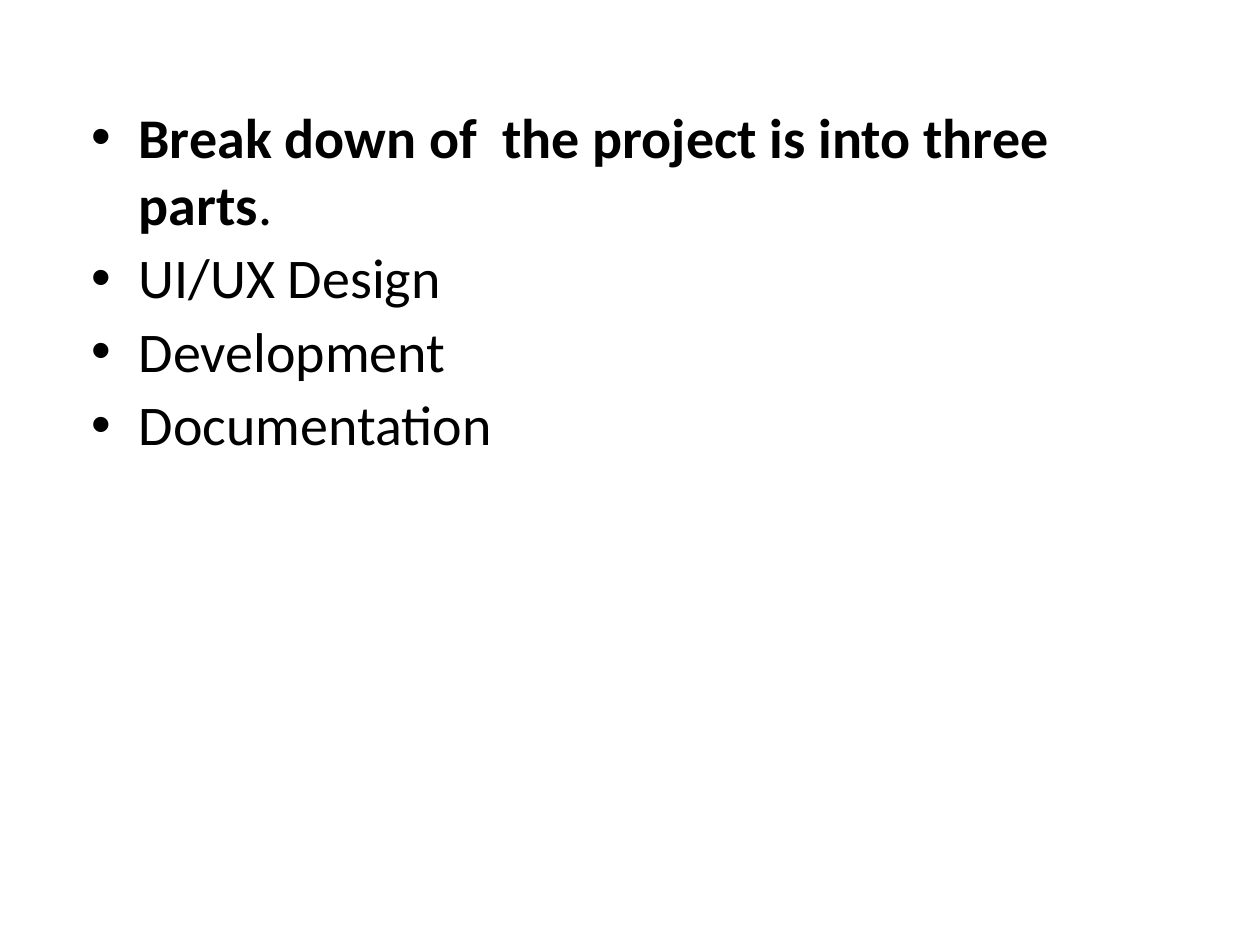
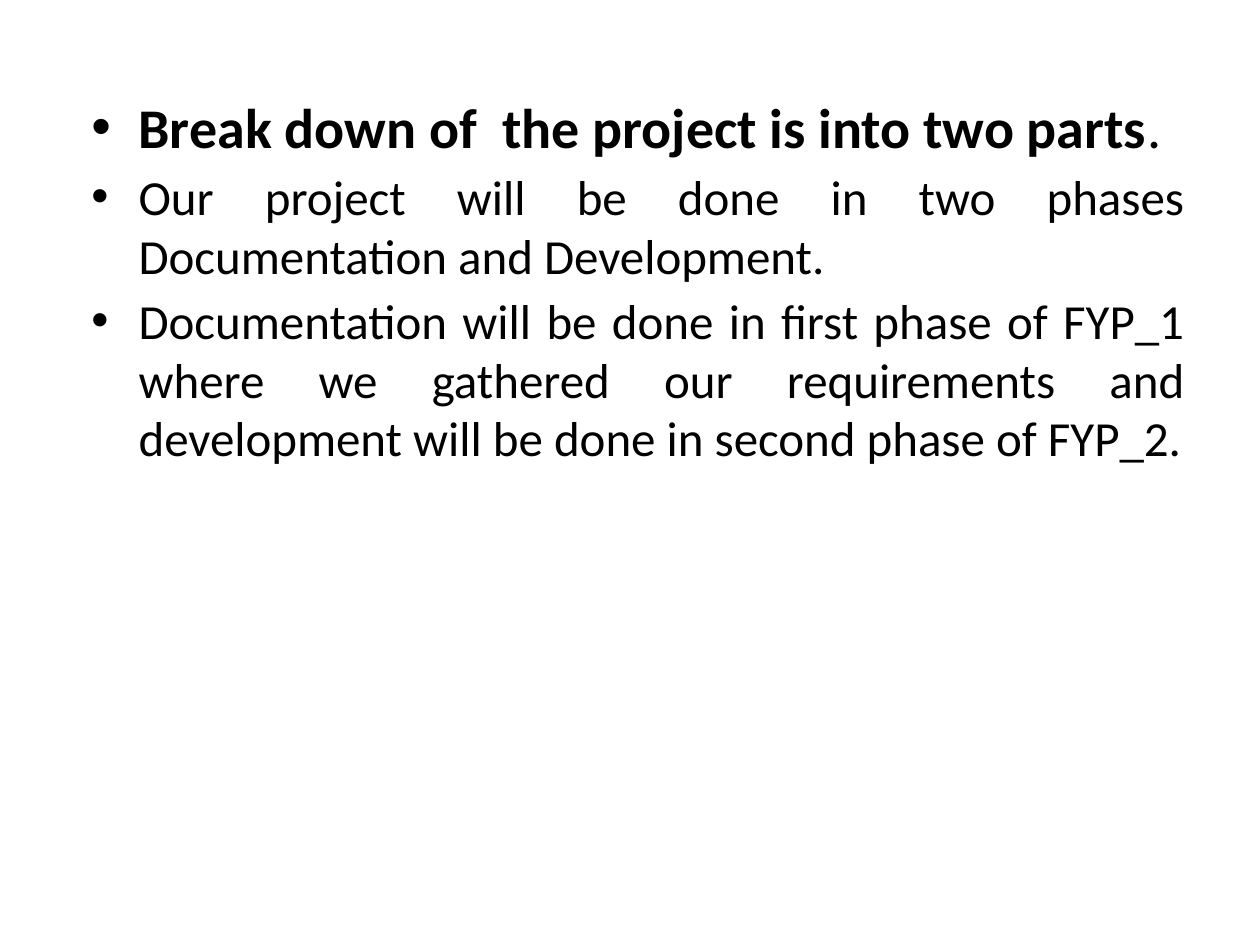
Before and after one commit to NofilUllah/FYP-All-Works, a slide deck: slide 17 of Proposal Presentation Template - 03_29409_22816_22664.pptx. Drawn at 1260x945 pixels with LibreOffice and Linux fonts; fonts in the diff are those of the drawing; background and template pictures are left out. Boxes give left, top, right and bottom in pixels: in the first picture for what was removed or moved away, otherwise in the second. Text is boxed around its words. In the diff, an @@ line names an element or a change of style, - is before the commit and + after.

```diff
--- a/Proposal Presentation Template - 03_29409_22816_22664.pptx
+++ b/Proposal Presentation Template - 03_29409_22816_22664.pptx
@@ text at box(139, 108, 1184, 464): text changed; size 32 to 28 pt; bold off @@
-• Break down of the project is into three parts.
-• UI/UX Design
-• Development
-• Documentation
+• Break down of the project is into two parts.
+• Our project will be done in two phases Documentation and Development.
+• Documentation will be done in first phase of FYP_1 where we gathered our requirements and development will be done in second phase of FYP_2.
```
Also in this commit, not shown: 10 other slides changed, 1 slide added, 1 slide removed.
